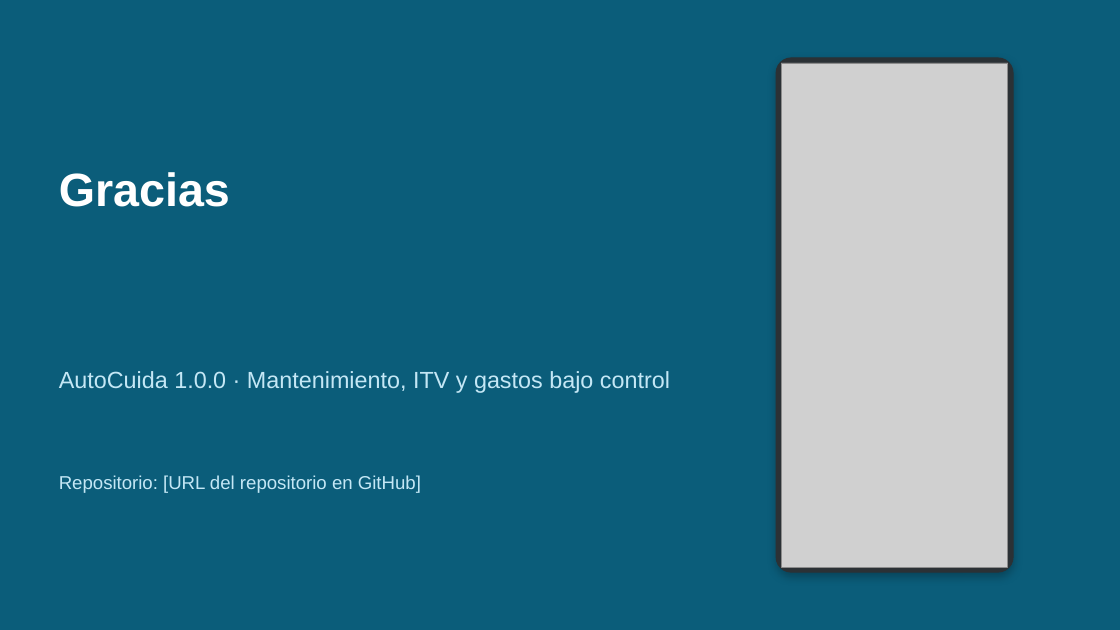
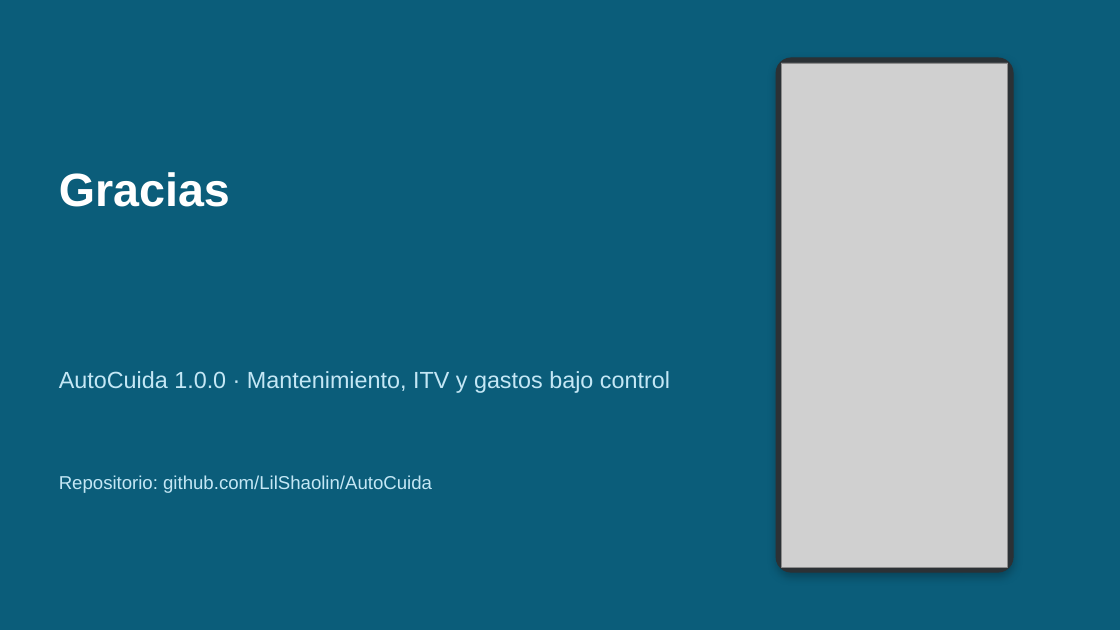
Before and after one commit to LilShaolin/AutoCuida, a slide deck: slide 12 of presentacion/AutoCuida_Presentacion.pptx. Drawn at 1120x630 pixels with LibreOffice and Linux fonts; fonts in the diff are those of the drawing; grey boxes stand for pictures. Boxes give left, top, right and bottom in pixels: in the first picture for what was removed or moved away, otherwise in the second. Text is boxed around its words. In the diff, an @@ line names an element or a change of style, - is before the commit and + after.

Commit message:
Añadir la dirección del repositorio en README, manuales y presentación

```diff
--- a/presentacion/AutoCuida_Presentacion.pptx
+++ b/presentacion/AutoCuida_Presentacion.pptx
@@ text at box(59, 475, 432, 493): text changed @@
-Repositorio: [URL del repositorio en GitHub]
+Repositorio: github.com/LilShaolin/AutoCuida
```
Also in this commit, not shown: 6 other files.
